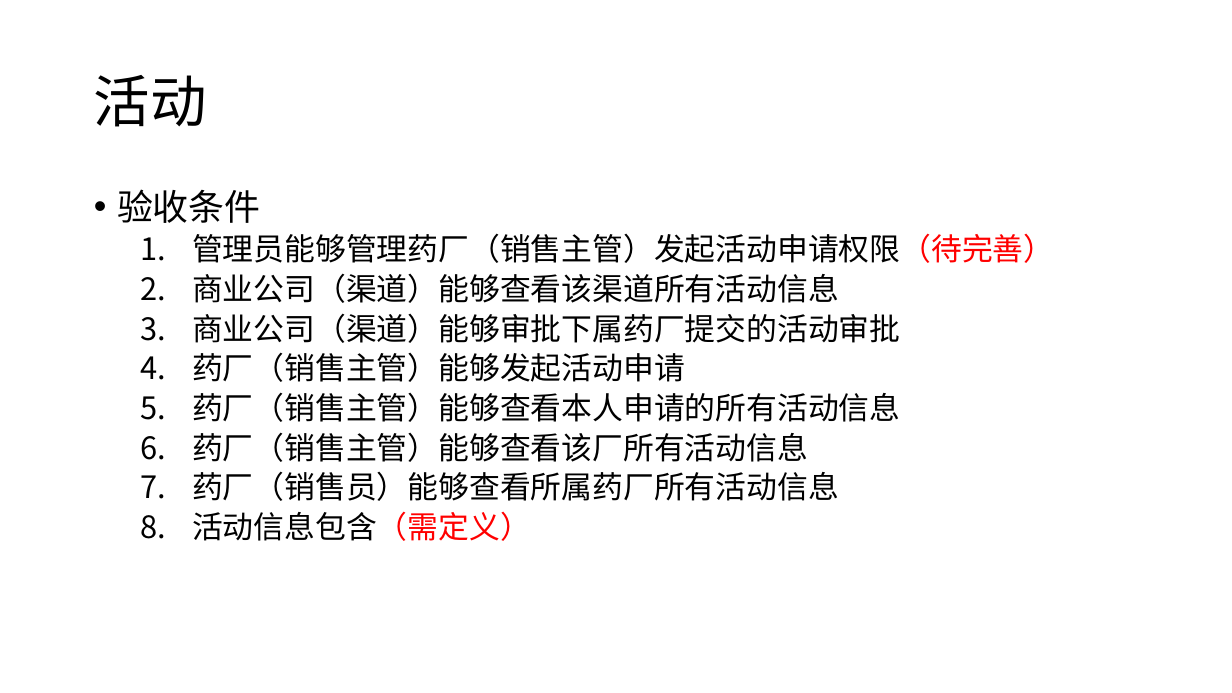
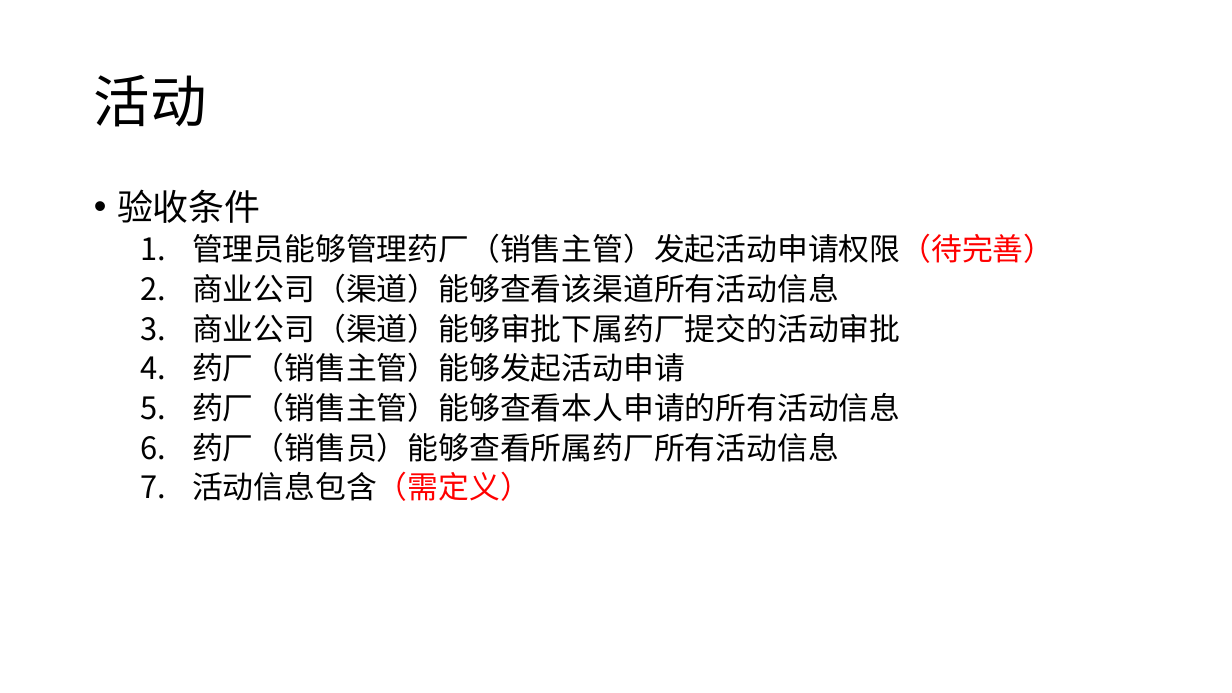
Before and after one commit to swansrp/Tanya, a slide deck: slide 24 of doc/prd.pptx. Drawn at 1232x693 pixels with LibreOffice and Linux fonts; fonts in the diff are those of the drawing. Boxes give left, top, right and bottom in pixels: in the first picture for what was removed or moved away, otherwise in the second. Text is boxed around its words. In the diff, an @@ line names an element or a change of style, - is before the commit and + after.

```diff
--- a/doc/prd.pptx
+++ b/doc/prd.pptx
@@ text at (x1=192, y1=432, x2=808, y2=462): paragraph removed @@
-  6. 药厂（销售主管）能够查看该厂所有活动信息
```
Also in this commit, not shown: 3 other slides changed.
